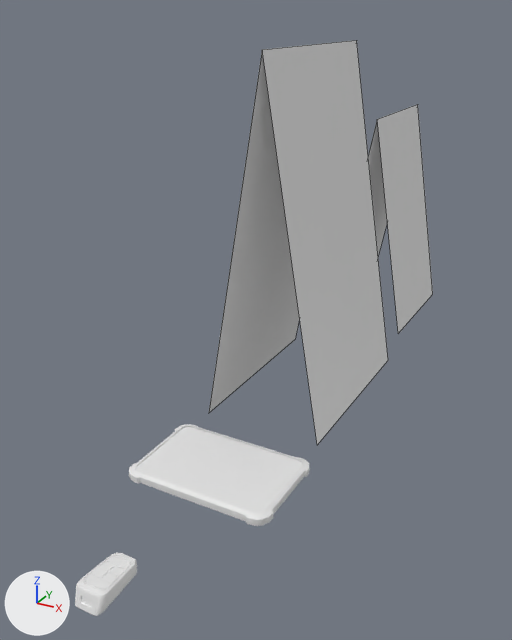
The FBX model Assets/03_3D/Object/O_FBX/FBX_GDS.fbx: old version first, new version second.
Before and after are seen from a 50 mm camera at (0.492, -0.778, 0.657) aimed at (-0.044, 0.197, 0.169). Arrows for +X, +Y and +Z are at lower left; the lights stay in place. The older version comes first. Mesh edges are drawn as thin lines on the coarser meshes. Where no turn or scale is listed for an object, it has been applied to the vertices.

In view in the first picture: 'SM_GDS', 'SM_Signs', 'SM_Signs2', 'SM_Smartkey'.
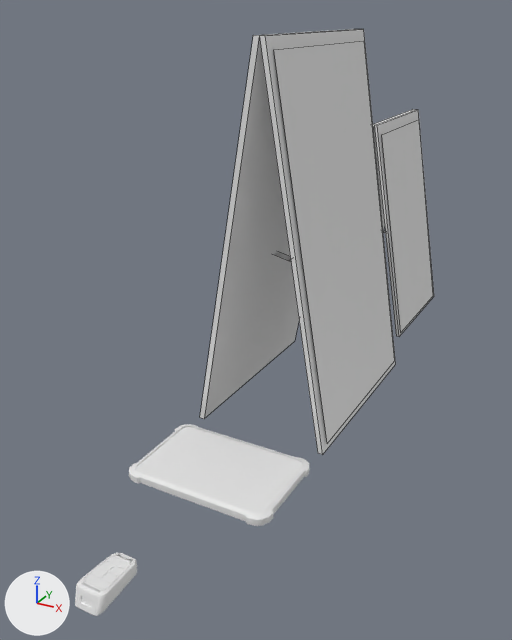
Where the newer file only moved an object's origin or applied its transform, the numbers keep the older frame.

Where the change shows, as pixel boxes [x1, y1, x2, y2] in the pictures (512 x 640 px; the box of a moved part takes in the faces that stretch with it):
'SM_Signs', reshaped, moved, rescaled (9% wider)
    before: [209, 40, 388, 445]
    after: [200, 29, 396, 454]
'SM_Signs2', reshaped, moved, rescaled
    before: [368, 104, 433, 333]
    after: [373, 109, 434, 337]
part 1 of me_plane_001, added
    after: [373, 109, 434, 337]
part 2 of me_plane_001, moved or reshaped (not visible afterwards)
    before: [368, 121, 387, 256]
part 3 of me_plane_003, added
    after: [200, 29, 396, 454]
part 4 of me_plane_003, added (mostly hidden)
    after: [274, 252, 291, 261]
part 5 of me_plane_003, moved or reshaped
    before: [209, 40, 388, 445]
    after: [274, 41, 395, 444]

What changed in the scene script:
```text
Add mat_m_gds2:
    mat_m_gds2 = principled_material('M_GDS2')
    mat_m_gds2.base_color = (0.8, 0.8, 0.8)  # white #e7e7e7
Change me_plane_003:
    used by ob_sm_signs; location = (0.0, 0.309, 0.202); rotation_euler = (1.571, 0.0, 0.0), in degrees (90, 0, 0)
    remove me_plane_003.from_pydata(...)  # 6 vertices, 2 faces; spans x -0.105..0.105, y -0.202..0.403, z -0.175..0.175
    add me_plane_003.from_pydata(...)  # 34 vertices, 19 faces; spans x -0.135..0.105, y -0.211..0.421, z -0.188..0.188
    me_plane_003 part 3: a new loose piece of 14 vertices spanning x -0.135..0.103, y -0.211..0.421, z -0.188..0.188, in mat_m_gds2 (white #e7e7e7)
    me_plane_003 part 4: 12 vertices added at x -0.085..0.054, y 0.041..0.052, z -0.012..0.008
    me_plane_003 part 5: 2 vertices moved from x 0.105, y -0.202, z -0.175..0.175 to x 0.105, y -0.197, z -0.175..0.175; 2 vertices removed from x -0.105, y -0.202, z -0.175..0.175; 4 vertices added at x -0.134..-0.029, y -0.195..0.403, z -0.173..0.173
    add me_plane_003.materials.append(mat_m_gds2)  # white #e7e7e7
Change me_plane_001:
    used by ob_sm_signs2; location = (0.0, 0.754, 0.152); rotation_euler = (1.571, 0.0, 0.0), in degrees (90, 0, 0)
    remove me_plane_001.from_pydata(...)  # 6 vertices, 2 faces; spans x -0.082..0.082, y -0.151..0.303, z -0.136..0.136
    add me_plane_001.from_pydata(...)  # 34 vertices, 19 faces; spans x -0.11..0.082, y -0.157..0.323, z -0.148..0.147
    me_plane_001 part 1: a new loose piece of 14 vertices spanning x -0.11..0.081, y -0.157..0.323, z -0.148..0.147, in mat_m_gds2 (white #e7e7e7)
    me_plane_001 part 2: 2 vertices removed from x -0.082, y -0.151, z -0.136..0.136; 4 vertices added at x -0.109..-0.028, y -0.142..0.304, z -0.134..0.133
    other edits to the shape of me_plane_001 do not show in these pictures
    add me_plane_001.materials.append(mat_m_gds2)  # white #e7e7e7
Change ob_sm_signs:
    ob_sm_signs.location: (0.0, 0.309, 0.202) -> (0.016, 0.309, 0.202)
    ob_sm_signs.scale: (1.0, 1.0, 1.0) -> (1.0, 1.0, 0.972)
Change ob_sm_signs2:
    ob_sm_signs2.location: (0.0, 0.754, 0.152) -> (0.013, 0.739, 0.146)
    ob_sm_signs2.scale: (1.0, 1.0, 1.0) -> (0.924, 0.924, 0.924)
```
